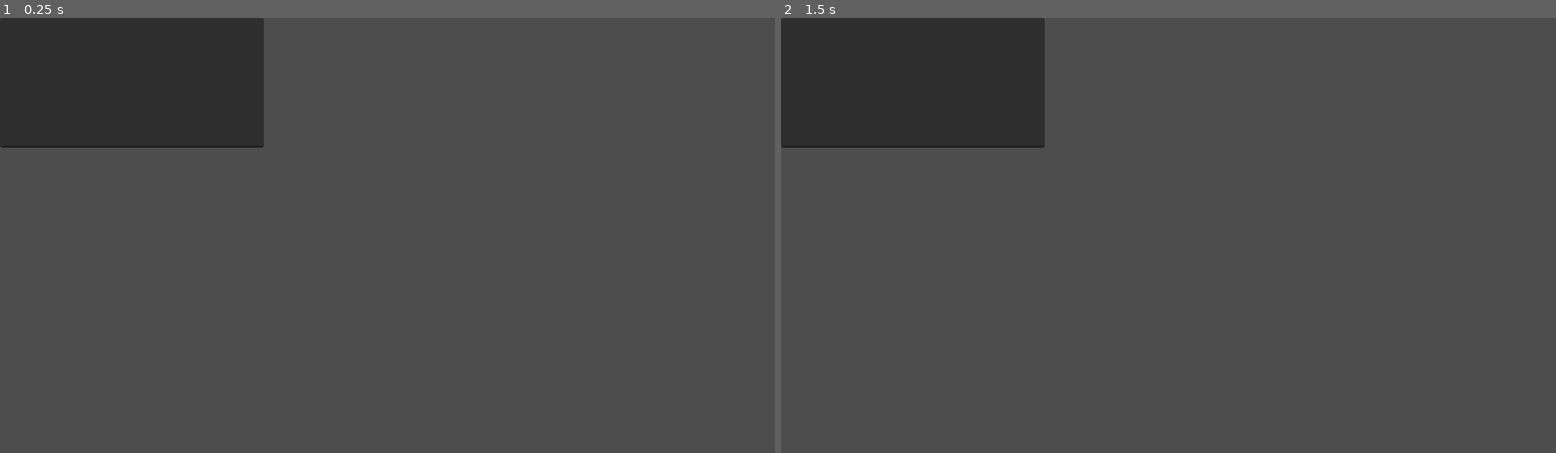
Above: before the commit, frames 1-2 (left to right).
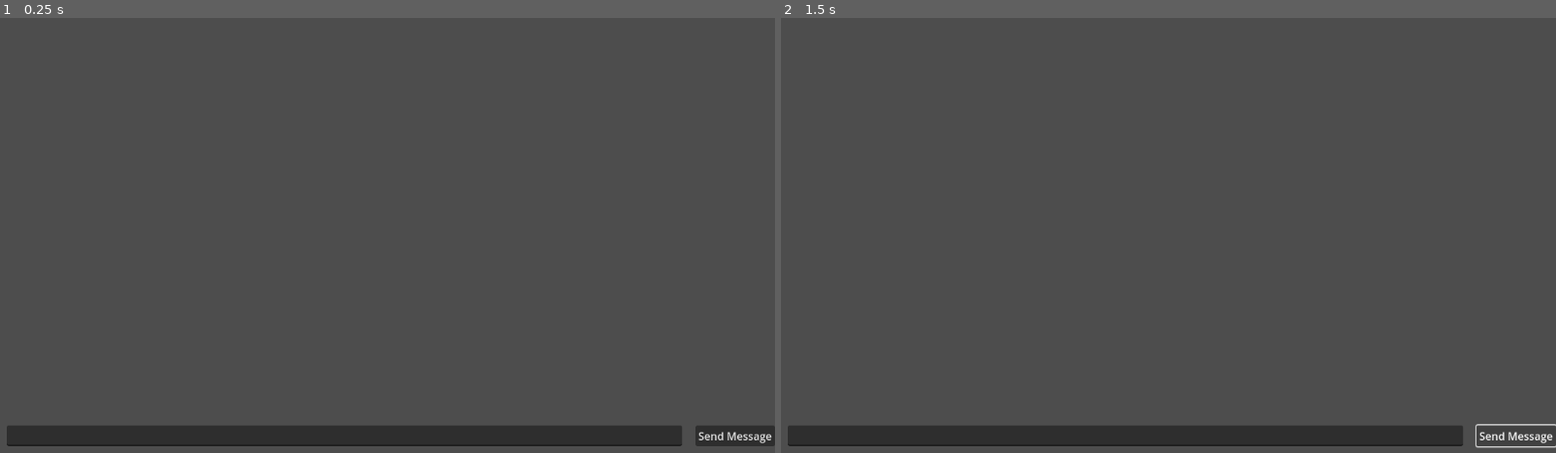
Above: after the commit, the same moments.

Repository: wilcockj/GodotChatClient
Game: Godot game, scene res://node_2d.tscn
Same seed, same stepped clock (60 frames per second), same inputs: the game is played once before the commit and once after it.
Inputs (mouse positions are in pixels of both pictures, inside the frame that each line leads up to):
- Up to frame 1 (0.25 s): no input
- Up to frame 2 (1.5 s): click (1517, 435) at 0.5 s, where only the run after the commit has a clickable "Send Message"; click (1517, 435) at 1.25 s, where only the run after the commit has a clickable "Send Message"

The runs differ from the first frame. In frame 1, 15% of the frame differs, in the area x 0-100%, y 0-99%; in frame 2, 14%.
Error after the commit: Parse Error: Preload file "res://uuid.gd" does not exist. (res://Node2D.gd:7)

Commit message:
got sending working

Diff:
--- a/Node2D.gd
+++ b/Node2D.gd
@@ -1,15 +1,24 @@
 extends Node2D
 
+@onready var text_input = $CanvasLayer/Control/HBoxContainer/MarginContainer2/LineEdit
 # The URL we will connect to
 @export var websocket_url = "wss://swiftnotes.net/ws"
 
+var uuid_util = preload('res://uuid.gd').new()
 
-var chat = {"finished": false, "message": "", "userid": "", "username": "", "uuid":""}
+# make chat a class with methods to send and set timestamp etc.
+var chat = {"finished": false, "message": "", "userid": "", "username": "", "uuid":"", "timestamp": 0}
 # Our WebSocketClient instance
 var socket = WebSocketPeer.new()
 
 func _ready():
+	print(uuid_util.generate_uuid())
 	socket.connect_to_url(websocket_url)
+	chat.userid = uuid_util.generate_uuid()
+	chat.username = "JohnGodot"
+	chat.finished = false
+	chat.timestamp = Time.get_unix_time_from_system()
+	chat.uuid = uuid_util.generate_uuid()
 
 func _process(delta):
 	socket.poll()
@@ -32,11 +41,27 @@
 		var reason = socket.get_close_reason()
 		print("WebSocket closed with code: %d, reason %s. Clean: %s" % [code, reason, code != -1])
 		set_process(false) # Stop processing.
+		# need to add actual retry connecting with backoff
 		socket.connect_to_url(websocket_url)
 
-
-func _on_text_edit_text_changed():
+func _on_line_edit_text_changed(new_text):
 	var state = socket.get_ready_state()
 	if state == WebSocketPeer.STATE_OPEN:
 		# send the json object stringified
-		pass
+		print(new_text)
+		chat.message = new_text
+		var json = JSON.new()
+		socket.send_text(json.stringify(chat))
+
+
+
+func _on_line_edit_text_submitted(new_text):
+	print("submitted this trash: ", new_text)
+	text_input.clear()
+	chat.finished = true
+	chat.message = new_text
+	var state = socket.get_ready_state()
+	if state == WebSocketPeer.STATE_OPEN:
+		var json = JSON.new()
+		socket.send_text(json.stringify(chat))
+		chat.uuid = uuid_util.generate_uuid()
--- a/node_2d.tscn
+++ b/node_2d.tscn
@@ -5,8 +5,49 @@
 [node name="Node2D" type="Node2D"]
 script = ExtResource("1_vx7re")
 
-[node name="TextEdit" type="TextEdit" parent="."]
-offset_right = 392.0
-offset_bottom = 193.0
+[node name="CanvasLayer" type="CanvasLayer" parent="."]
 
-[connection signal="text_changed" from="TextEdit" to="." method="_on_text_edit_text_changed"]
+[node name="Control" type="Control" parent="CanvasLayer"]
+layout_mode = 3
+anchors_preset = 15
+anchor_right = 1.0
+anchor_bottom = 1.0
+grow_horizontal = 2
+grow_vertical = 2
+
+[node name="HBoxContainer" type="HBoxContainer" parent="CanvasLayer/Control"]
+custom_minimum_size = Vector2(20, 20)
+layout_mode = 1
+anchors_preset = 12
+anchor_top = 1.0
+anchor_right = 1.0
+anchor_bottom = 1.0
+offset_top = -41.0
+grow_horizontal = 2
+grow_vertical = 0
+theme_override_constants/separation = 20
+
+[node name="MarginContainer2" type="MarginContainer" parent="CanvasLayer/Control/HBoxContainer"]
+layout_mode = 2
+size_flags_horizontal = 3
+theme_override_constants/margin_left = 10
+theme_override_constants/margin_bottom = 10
+
+[node name="LineEdit" type="LineEdit" parent="CanvasLayer/Control/HBoxContainer/MarginContainer2"]
+custom_minimum_size = Vector2(40, 20)
+layout_mode = 2
+size_flags_horizontal = 3
+
+[node name="MarginContainer" type="MarginContainer" parent="CanvasLayer/Control/HBoxContainer"]
+layout_mode = 2
+theme_override_constants/margin_bottom = 10
+
+[node name="Button" type="Button" parent="CanvasLayer/Control/HBoxContainer/MarginContainer"]
+layout_mode = 2
+size_flags_horizontal = 2
+size_flags_vertical = 4
+text = "Send Message
+"
+
+[connection signal="text_changed" from="CanvasLayer/Control/HBoxContainer/MarginContainer2/LineEdit" to="." method="_on_line_edit_text_changed"]
+[connection signal="text_submitted" from="CanvasLayer/Control/HBoxContainer/MarginContainer2/LineEdit" to="." method="_on_line_edit_text_submitted"]
--- a/project.godot
+++ b/project.godot
@@ -12,5 +12,5 @@
 
 config/name="WebSocketGroupChatClient"
 run/main_scene="res://node_2d.tscn"
-config/features=PackedStringArray("4.0", "Forward Plus")
+config/features=PackedStringArray("4.1", "Forward Plus")
 config/icon="res://icon.svg"
